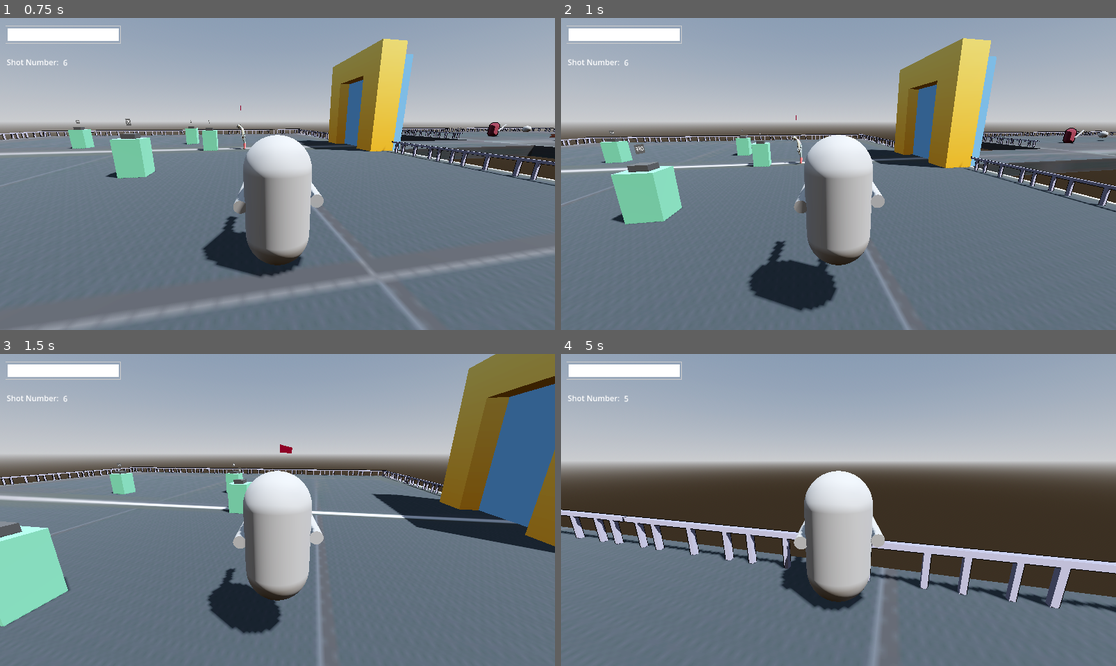
Above: before the commit, frames 1-4 (two rows, left to right).
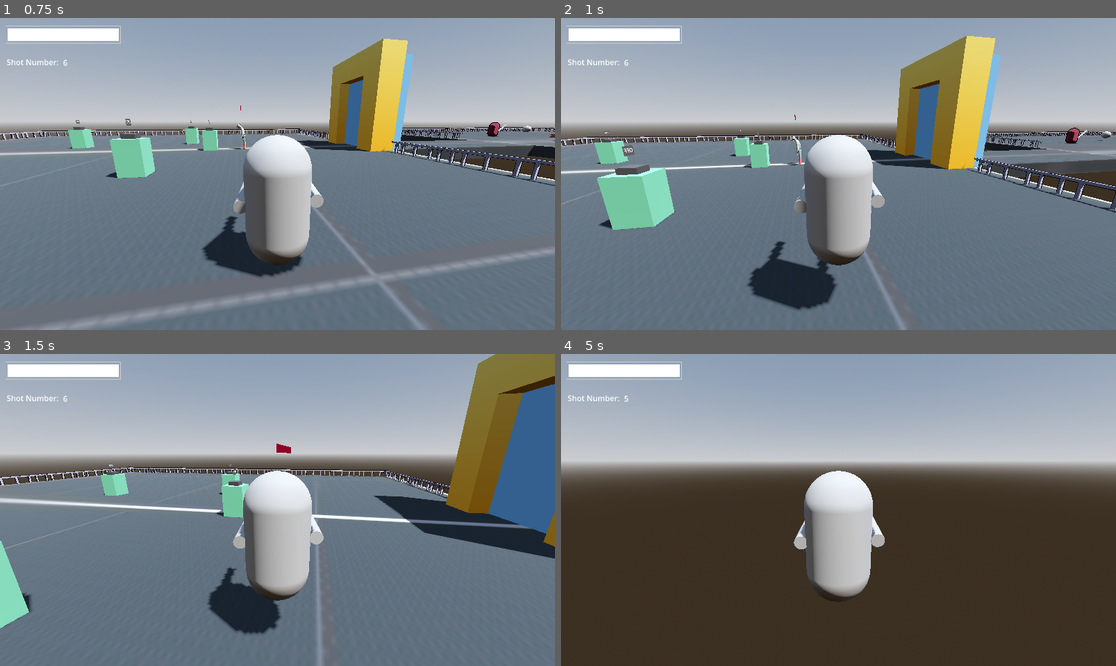
Above: after the commit, the same moments.

Repository: yashGhela/blame
Game: Godot game, scene res://levels/lab.tscn
Two runs of this game, one before a commit and one after it. Both use one fixed random seed, a clock stepped at 60 frames per second and the inputs below. The project has no main scene, so this scene is started directly.
Inputs (mouse positions are in pixels of both pictures, inside the frame that each line leads up to):
- Up to frame 1 (0.75 s): tap Enter at 0.5 s; move the mouse to (305, 174) at 0.52 s; hold W (forward) from 0.53 s (still down); tap Q (snap) at 0.6 s
- Up to frame 2 (1 s): keep holding W (forward); tap Space (jump) at 0.77 s; tap Shift (run, bound only after the commit) at 0.8 s
- Up to frame 3 (1.5 s): keep holding W (forward); move the mouse to (249, 510) at 1.27 s; tap Shift (run, bound only after the commit) at 1.35 s
- Up to frame 4 (5 s): keep holding W (forward); tap Space (jump) at 1.52, 3.02, 3.77, 4.52 s; tap Q (snap) at 1.55, 3.05, 4.55 s; move the mouse to (849, 503) at 2.02 s; right-click (849, 503) at 2.1 s; tap Shift (run, bound only after the commit) at 2.3, 3.8 s; move the mouse to (832, 516) at 2.77 s; tap F (fire) at 2.85 s; move the mouse to (877, 513) at 3.52 s; tap R (floorslam) at 3.6 s; move the mouse to (794, 506) at 4.27 s; click (794, 506) at 4.35 s

Frame 1 is identical in both runs. In frame 2, 5.7% of the frame differs, in the area x 0-100%, y 5-100%; in frame 3, 8.1%; in frame 4, 36%, in the area x 0-100%, y 49-100%.

Commit message:
running added and function changed

Diff:
--- a/project.godot
+++ b/project.godot
@@ -92,6 +92,11 @@
 "events": [Object(InputEventKey,"resource_local_to_scene":false,"resource_name":"","device":-1,"window_id":0,"alt_press …(192 unchanged characters)…
 ]
 }
+run={
+"deadzone": 0.2,
+"events": [Object(InputEventKey,"resource_local_to_scene":false,"resource_name":"","device":-1,"window_id":0,"alt_pressed":false,"shift_pressed":false,"ctrl_pressed":false,"meta_pressed":false,"pressed":false,"keycode":0,"physical_keycode":4194325,"key_label":0,"unicode":0,"location":0,"echo":false,"script":null)
+]
+}
 
 [physics]
 
--- a/scripts/enemy_detector.gd
+++ b/scripts/enemy_detector.gd
@@ -48,7 +48,7 @@
 	var furthest: CharacterBody3D = null
 	var furthest_distance := -1.0
 
-	var max_distance := 30.0
+	var max_distance := 20.0
 	var max_distance_squared := max_distance * max_distance
 
 	for enemy in get_tree().get_nodes_in_group("Enemy"):
--- a/scripts/playerthirdpers.gd
+++ b/scripts/playerthirdpers.gd
@@ -4,6 +4,7 @@
 var SPEED = 9.0
 const JUMP_VELOCITY = 4.5
 const PHASE_JUMP_FORCE = 15.0
+const RUNNING_SPEED = 14.0
 
 var is_attacking:=false
 
@@ -30,6 +31,8 @@
 
 @onready var floorcast: RayCast3D = $CamOrigin/floorcast
 
+
+var is_running= false
 
 var yaw =0.0
 var pitch = deg_to_rad(15.0)
@@ -188,6 +191,10 @@
 
 
 
+	if Input.is_action_just_pressed("run"):
+		is_running=true
+	if Input.is_action_just_released("run"):
+		is_running=false
 
 
 
@@ -254,9 +261,12 @@
 	).normalized()
 
 	if direction != Vector3.ZERO:
-		velocity.x = -direction.x * SPEED
-		velocity.z = -direction.z * SPEED
-
+		if is_running:
+			velocity.x = -direction.x * RUNNING_SPEED
+			velocity.z = -direction.z * RUNNING_SPEED
+		else:
+			velocity.x = -direction.x * SPEED
+			velocity.z = -direction.z * SPEED
 
 		var target_y = atan2(direction.x, direction.z) + deg_to_rad(270)
 
